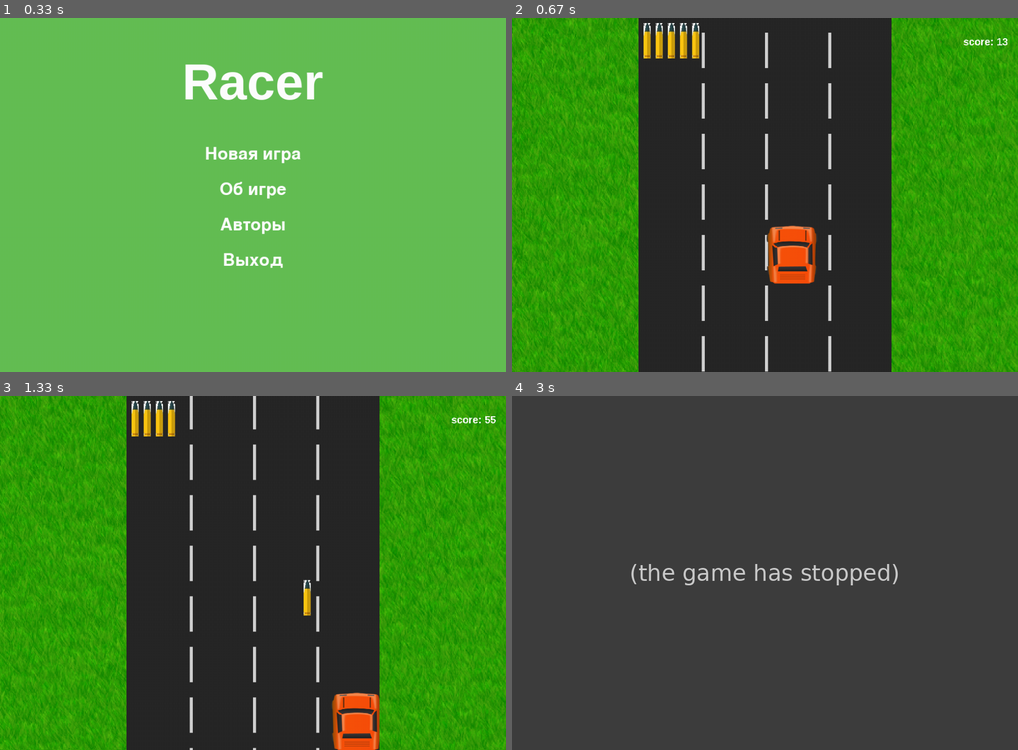
Above: before the commit, frames 1-4 (two rows, left to right).
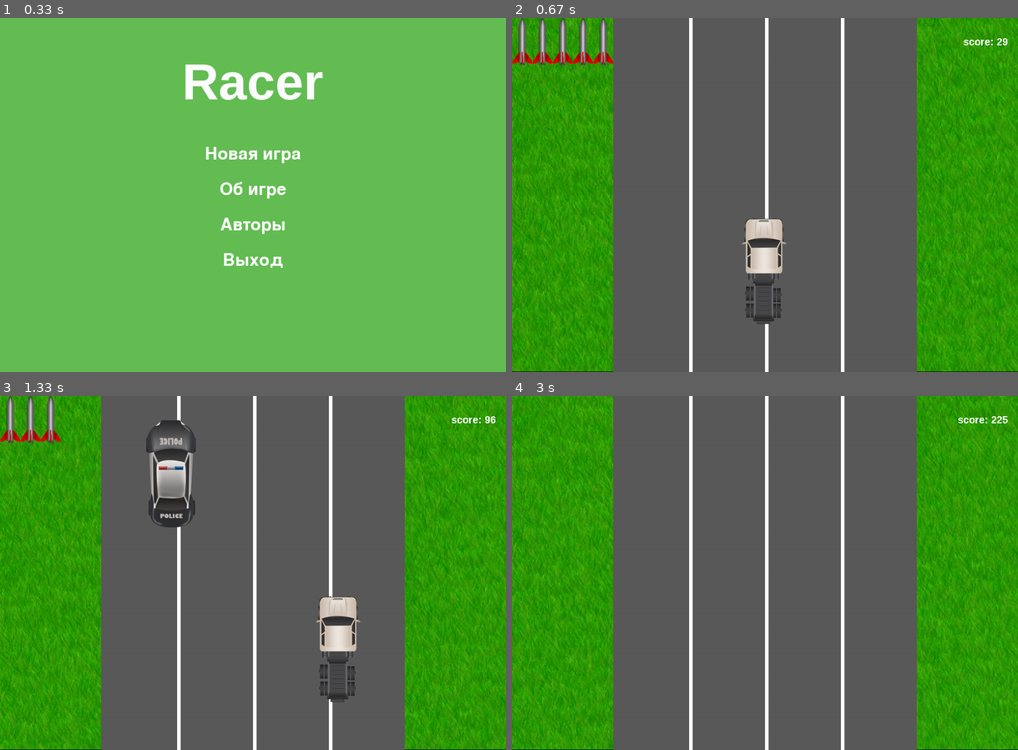
Above: after the commit, the same moments.

Repository: Strexas/pygame_project
Game: pygame game, started from scripts/start.py
Two runs of this game, one before a commit and one after it. Both use one fixed random seed, a clock stepped at 60 frames per second and the inputs below.
Inputs (mouse positions are in pixels of both pictures, inside the frame that each line leads up to):
- Up to frame 1 (0.33 s): no input
- Up to frame 2 (0.67 s): press the mouse at (765, 152) at 0.37 s; move the mouse to (770, 226) at 0.47 s; release the mouse at (780, 301) at 0.6 s
- Up to frame 3 (1.33 s): tap Space at 0.67, 1.07 s; hold H from 1 s (still down); hold Right from 1 s (still down)
- Up to frame 4 (3 s): tap Space at 1.37, 2.23, 2.53, 2.73 s; release H at 1.47 s; release Right at 1.47 s; tap Esc at 1.5 s; press the mouse at (765, 548) at 1.87 s; move the mouse to (673, 569) at 1.97 s; release the mouse at (582, 590) at 2.1 s; hold L 2.17-2.63 s; hold Right 2.17-2.63 s; move the mouse to (684, 456) at 2.2 s; hold Right from 2.67 s (still down)

Frame 1 is identical in both runs. In frame 2, 61% of the frame differs, in the area x 0-100%, y 0-100%; in frame 3, 59%; in frame 4, 100%.
Error before the commit: TypeError: 'bool' object is not subscriptable (menu.py line 56); the game stopped at 1.83 s (later frames are placeholders)

Commit message:
очень большая оптимизация

Diff:
--- a/scripts/background.py
+++ b/scripts/background.py
@@ -2,17 +2,17 @@
 
 
 class Background:
-    def __init__(self, x, y,
-                 width, height,
-                 sprite, speed):
+    image = pygame.image.load('data/sprites/background/grass.png')
+
+    def __init__(self, surface, x, y, width, height, speed):
         self.x = x
         self.y = y
 
         self.width = width
         self.height = height
 
-        self.surface = pygame.Surface((self.width, self.height))
-        self.sprite = pygame.transform.scale(sprite, (width, height))
+        self.surface = surface
+        self.image = pygame.transform.scale(Background.image, (width, height))
 
         self.speed = speed
         self.sy = 0
@@ -34,15 +34,13 @@
         self.move()
 
         self.surface.blit(
-            self.sprite,
+            self.image,
             (0, 0),
             (0, self.height - self.sy,
              self.width, self.sy))
 
         self.surface.blit(
-            self.sprite,
+            self.image,
             (0, self.sy),
-            (0, 0, self.width,
-             self.height - self.sy))
-
-        return self.surface
+            (0, 0, int(self.width),
+             int(self.height - self.sy)))
--- a/scripts/game.py
+++ b/scripts/game.py
@@ -1,46 +1,35 @@
 import pygame
-import os
-from road import Road
+
+from road import *
 from background import Background
 
 
 class Game:
-    def __init__(self, width, height):
+    def __init__(self, surface, width, height, keys, keydown):
         self.width = width
         self.height = height
-        self.surface = pygame.Surface((width, height))
+        self.surface = surface
         self.speed = 10
-        self.path = 'data'
 
-        self.car_sprites = [pygame.image.load(
-            f'{self.path}/sprites/cars/{i}') for i in
-            os.listdir(f'{self.path}/sprites/cars/')]
+        self.gamer = Player(5)
+        self.road = Road(surface)
 
-        self.bg_sprite = pygame.image.load(
-            f'{self.path}/sprites/background/grass.png')
-
-        self.bullet_sprite = pygame.image.load(
-            f'{self.path}/sprites/interface/bullet.jpeg')
-        self.bullet_sprite.set_colorkey(self.bullet_sprite.get_at((0, 5)))
-
-        self.road = Road(width // 4, 0, width // 2,
-                         height, self.car_sprites, self.bullet_sprite, self.speed)
-
-        self.bg = Background(0, 0, self.width, self.height, self.bg_sprite, self.speed)
+        self.bg = Background(surface, 0, 0, self.width, self.height, self.speed)
 
         self.score = 0
 
         self.score_font = pygame.font.SysFont('Arial', self.width // 50, True)
+        self.keys = keys
+        self.keydown = keydown
 
     def speed_up(self):
         self.speed += 1
-        self.road.speed_up(1)
         self.bg.speed_up(1)
 
     def cyckle(self):
-        self.score += self.speed / 25
-        if int(self.score) % 200 == 0:
-            self.road.add_rocket()
+        self.score += 1
+        if int(self.score) % 200 == 0 and self.gamer.rocket_count < 4:
+            self.gamer.rocket_count += 1
 
     def draw_score(self):
         x, y = self.width - \
@@ -50,14 +39,13 @@
             self.score_font.render(f'score: {int(self.score)}',
                                    False, (255, 255, 255)), (x, y))
 
-    def render(self):
-        self.cyckle()
-
-        self.surface.blit(self.bg.render(),
-                          (self.bg.x, self.bg.y))
-
-        self.surface.blit(self.road.draw(), (self.road.x, self.road.y))
-
+    def render(self, keys, keydown):
+        self.bg.render()
+        self.road.draw_road()
+        self.road.draw_sprites(keys, keydown)
         self.draw_score()
 
-        return self.surface
+    def check(self):
+        self.cyckle()
+        self.road.check()
+        self.road.spawn_cars()
--- a/scripts/main.py
+++ b/scripts/main.py
@@ -33,9 +33,11 @@
 
         self.SPEEDUPEVENT = pygame.USEREVENT + 1
         self.GAMEOVEREVENT = pygame.USEREVENT + 2
+        self.keys = 0
+        self.keydown = 0
 
     def new_game(self):  # начало игры
-        self.game = Game(self.resolution[0], self.resolution[1])
+        self.game = Game(self.display, self.resolution[0], self.resolution[1], self.keys, self.keydown)
         pygame.time.set_timer(self.SPEEDUPEVENT, 100)
         self.status = 'game'
 
@@ -55,17 +57,19 @@
         exit()
 
     def event_handler(self, events):  # перехватчик событий
+        self.keys = pygame.key.get_pressed()
         for i in events:
             if i.type == pygame.QUIT:
                 self.exit()
 
             if i.type == pygame.KEYDOWN:
-                self.keyboard_handler(pygame.key.get_pressed())
+                self.keyboard_handler(self.keys)
+                self.keydown = True
 
             if i.type == self.SPEEDUPEVENT and self.status == 'game':  # ускорение игры
                 self.game.speed_up()
-                if self.game.speed > 50:
-                    self.game.speed = 50
+                if self.game.speed > 30:
+                    self.game.speed = 30
                     pygame.time.set_timer(pygame.USEREVENT + 1, 0)  # перестаем ускорять игру
 
             if i.type == self.GAMEOVEREVENT:  # выход из игры
@@ -73,14 +77,10 @@
 
     def keyboard_handler(self, keys):  # переход от игрового меню к игре и обратно
         if keys[pygame.K_h]:
-            print(channel.get_volume())
             channel.set_volume(channel.get_volume() + 0.01)
-            print(channel.get_volume())
 
         if keys[pygame.K_l]:
-            print(channel.get_volume())
             channel.set_volume(channel.get_volume() - 0.01)
-            print(channel.get_volume())
 
         if not (keys[pygame.K_ESCAPE] and 'game' in self.status):
             return
@@ -91,11 +91,15 @@
         self.display.fill((0, 0, 0))
         if self.status == 'main_menu':
             self.display.blit(self.main_menu.render(), (0, 0))
+            pygame.display.update()
 
         if self.status == 'game_menu':
-            self.display.blit(self.game.surface, (0, 0))
+            self.game.render(self.keys, self.keydown)
             self.display.blit(self.game_menu.render(), (0, 0))
+            pygame.display.update()
 
         if self.status == 'game':
-            self.display.blit(self.game.render(), (0, 0))
-        pygame.display.update()
+            self.game.render(self.keys, self.keydown)
+            pygame.display.update()
+            self.game.check()
+            self.keydown = 0
--- a/scripts/menu.py
+++ b/scripts/menu.py
@@ -1,6 +1,6 @@
 import pygame
 from music import Menu_music, Game_music1, Game_music2, channel, pressing, moving
-import os
+from random import choice
 
 
 class Menu:
@@ -59,6 +59,10 @@
                 self.surface.blit(self.rendered_labels_focused[i], self.label_rects[i])
 
                 if m1:
+                    if type(self) == type(Main_Menu):
+                        pressing.play()
+                        pygame.time.delay(4000)
+                        channel.play(choice((Game_music1, Game_music2)))
                     self.functions[i]()
             else:
                 self.surface.blit(self.rendered_labels[i], self.label_rects[i])
@@ -90,9 +94,10 @@
             y.set_alpha(self.surface_alpha)
 
     def render(self):
-        if self.moving_cursor:
+        if self.moving_cursor[0]:
+            moving.stop()
             moving.play()
-            self.moving_cursor = False
+            self.moving_cursor = (False, self.moving_cursor[1])
         pygame.draw.rect(self.surface,
                          self.bg_color,
                          self.menu_rect, border_radius=7)
--- a/scripts/music.py
+++ b/scripts/music.py
@@ -1,7 +1,6 @@
 import pygame as pg
 
 pg.mixer.init()
-
 
 load_music = pg.mixer.Sound
 
--- a/scripts/road.py
+++ b/scripts/road.py
@@ -1,343 +1,118 @@
-import pygame
-import random
+import pygame as pg
+import os
+from random import randint, choice
+
+pg.init()
+
+display = pg.display.set_mode((1000, 700))
+car_sprites = [pg.image.load(f'data/sprites/cars/{i}') for i in
+               os.listdir(f'data/sprites/cars/')]
+
+class Player(pg.sprite.Sprite):
+    image = choice(car_sprites)
+
+    def __init__(self, speed):
+        super().__init__(players)
+        self.image = Player.image
+        self.rect = self.image.get_rect()
+        self.mask = pg.mask.from_surface(self.image)
+        self.rect.center = (500, 500)
+        self.speed = speed
+        self.rocket_count = 5
+
+    def update(self, display, keys, keydown):
+        keys = keys
+        keydown = keydown
+        if keys[pg.K_UP]:
+            self.rect.move_ip(0, -self.speed)
+        if keys[pg.K_DOWN]:
+            self.rect.move_ip(0, self.speed)
+        if keys[pg.K_LEFT]:
+            self.rect.move_ip(-self.speed, 0)
+        if keys[pg.K_RIGHT]:
+            self.rect.move_ip(self.speed, 0)
+        if keydown and keys[pg.K_SPACE] and self.rocket_count:
+            Rocket(self.rect.center, (0, self.speed - 70))
+            self.rocket_count -= 1
+        for i in range(self.rocket_count):
+            display.blit(Rocket.image22, (Rocket.image22.get_width() * i, 0))
+
+
+class Car(pg.sprite.Sprite):
+    def __init__(self, x, y, speed):
+        super().__init__(cars)
+        self.image = choice(car_sprites)
+        self.rect = self.image.get_rect()
+        self.mask = pg.mask.from_surface(self.image)
+        self.rect.x = x
+        self.rect.y = y
+        self.speed = speed
+
+    def update(self):
+        self.rect.move_ip(self.speed)  # двигаем по дороге
+        if self.rect.y > 700:  # если выходит за границу удаляем
+            self.kill()
+
+
+class Rocket(pg.sprite.Sprite):
+    image1 = pg.image.load('data/sprites/interface/rocket.png')
+    image1.convert_alpha()
+    image12 = pg.transform.scale(image1, (50, 189))
+    image2 = pg.image.load('data/sprites/interface/rocket2.png')
+    image2.convert_alpha()
+    image22 = pg.transform.scale(image2, (40, 93))
+
+    def __init__(self, xy, speed):
+        super().__init__(rockets)
+        self.image = Rocket.image12
+        self.rect = self.image.get_rect()
+        self.mask = pg.mask.from_surface(self.image12)
+        self.rect.x, self.rect.y = xy
+        self.rect.x -= 28
+        self.speed = speed
+
+    def update(self):
+        self.rect.move_ip(self.speed)
+        if self.rect.y < -500:
+            self.kill()
 
 
 class Road:
-    def __init__(self, x, y,
-                 width, height,
-                 car_sprites: list,
-                 rocket_sprite,
-                 speed,
-                 road_color=pygame.Color(40, 40, 40),
-                 car_chance=0.0001, rocket_count=5):
+    def __init__(self, surface):
+        self.surface = surface
+        self.GAMEOVEREVENT = pg.event.Event(pg.USEREVENT + 2)
 
-        self.width = width
-        self.height = height
+    def check(self):
+        for i in cars:
+            for j in rockets:
+                if pg.sprite.collide_mask(i, j):
+                    i.kill()
+                    j.kill()
+            for j in players:
+                if pg.sprite.collide_mask(i, j):
+                    pg.time.delay(1000)
+                    pg.event.post(self.GAMEOVEREVENT)
+                    cars.empty()
+                    players.empty()
 
-        self.surface = pygame.Surface((width, height))
+    def draw_road(self):
+        pg.draw.rect(self.surface, (90, 90, 90), (200, 0, 600, 700))
+        for i in range(3):
+            pg.draw.rect(display, 'white', (150 * (i + 1) + 200, 0, 7, 700))
 
-        self.x = x
-        self.y = y
+    def draw_sprites(self, keys, keydown):
+        players.update(self.surface, keys, keydown)
+        cars.update()
+        rockets.update()
+        players.draw(self.surface)
+        cars.draw(self.surface)
+        rockets.draw(self.surface)
 
-        self.speed = speed
-        self.car_chance = car_chance
-
-        self.markup_width = self.width // 80
-        self.markup_height = self.height // 10
-
-        self.generate_markup_rects()
-        self.road_color = road_color
-
-        self.car_width = self.width // 4 - 20
-        self.car_height = self.height // 6
-
-        self.car_sprites = [
-            pygame.transform.scale(i, (self.car_width, self.car_height))
-            for i in car_sprites]
-
-        self.cars = []
-
-        self.lines_x = [
-            (i * self.width // 4 - self.width // 8) - self.car_width // 2
-            for i in range(1, 5)]
-
-        self.person = Person(self.width // 2,
-                             self.height // 2,
-                             self.width, self.height,
-                             random.choice(self.car_sprites),
-                             self.rocket_spawn)
-
-        self.rocket_sprite = pygame.transform.scale(rocket_sprite,
-                                                    (self.height // 50,
-                                                     self.height // 10))
-
-        self.rocket_max_count = rocket_count
-        self.rocket_count = rocket_count
-        self.rockets = []
-
-        self.timer = pygame.time.get_ticks()
-        self.spawn_timer = self.timer
-        self.spawn_time = 3000
-
-        self.GAMEOVEREVENT = pygame.event.Event(pygame.USEREVENT + 2)
-
-    def generate_markup_rects(self):
-        self.markup_rects = []
-
-        x, y = self.width // 4, -self.markup_height - 30
-
-        while True:
-            for i in range(1, 4):
-                self.markup_rects.append(
-                    pygame.rect.Rect(
-                        x * i, y,
-                        self.markup_width,
-                        self.markup_height))
-
-            y += self.markup_height + 30
-
-            if y > self.height:
-                break
-
-    def check_car_collision(self, rect):
-        for i in self.cars:
-            if rect.colliderect(i.rect):
-                return True
-        return False
-
-    def spawn_car(self):
-        lines = list(range(4))
-        y = -self.car_height
-
-        time = pygame.time.get_ticks() - self.spawn_timer
-        chance = self.car_chance - (self.spawn_time - time) / 200000
-
-        if random.randint(1, 1000) < chance * 1000:
-            self.spawn_timer = pygame.time.get_ticks()
-
-            if len(self.cars) == 0:
-                line = lines.pop(random.randint(0, len(lines) - 1))
-                self.cars.append(
-                    Car(
-                        self.lines_x[line], y,
-                        self.height, self.speed,
-                        random.choice(self.car_sprites)))
-                return
-            while True:
-                line = lines.pop(
-                    random.randint(0, len(lines) - 1))
-
-                if len(lines) == 0:
-                    return
-
-                if not self.check_car_collision(
-                        pygame.rect.Rect(
-                            self.lines_x[line],
-                            y, self.car_width,
-                            self.car_height + self.car_height // 2)):
-                    self.cars.append(
-                        Car(
-                            self.lines_x[line], y,
-                            self.height, self.speed,
-                            random.choice(self.car_sprites)))
-                    break
-
-    def rocket_spawn(self):
-        if self.rocket_count > 0:
-            self.rocket_count -= 1
-
-            rocket_x = self.person.rect.x + self.person.rect.width // 2
-            rocket_y = self.person.rect.y
-
-            self.rockets.append(
-                Rocket(
-                    rocket_x, rocket_y,
-                    self.height, self.rocket_sprite,
-                    self.person.speed + self.width // 8))
-
-    def move_rockets(self, time):
-        for i in range(len(self.rockets)):
-            if i < len(self.rockets) and self.rockets[i].move(time):
-                del self.rockets[i]
-
-    def draw_rockets(self):
-        for i in self.rockets:
-            self.surface.blit(i.sprite, i.rect)
-
-    def add_rocket(self):
-        if self.rocket_count < self.rocket_max_count:
-            self.rocket_count += 1
-
-    def check_rockets(self):
-        for c in range(len(self.cars)):
-
-            if c < len(self.cars):
-                for r in range(len(self.rockets)):
-
-                    if r < len(self.rockets):
-                        if self.rockets[r].rect.colliderect(self.cars[c].rect):
-                            del self.cars[c]
-                            del self.rockets[r]
-
-                    else:
-                        return
-
-            else:
-                return
-
-    def move_cars(self, time):
-        for i in range(len(self.cars)):
-            if i < len(self.cars) and self.cars[i].move(time):
-                del self.cars[i]
-
-    def draw_cars(self):
-        for i in self.cars:
-            self.surface.blit(i.sprite, i.rect)
-
-    def speed_up(self, speed):
-        self.speed += speed
-        self.car_chance += 0.002
-
-        for i in self.cars:
-            i.set_speed(self.speed)
-
-        self.person.speed_up(speed / 4)
-
-    def move_markup(self, time):
-        distance = time * self.speed
-        self.timer = pygame.time.get_ticks()
-
-        for i in self.markup_rects:
-            i.move_ip(0, distance)
-
-        if self.markup_rects[0].y > 0:
-            del self.markup_rects[-1]
-
-            x, y = self.width // 4, -self.markup_height - 30
-
-            for i in range(1, 4):
-                self.markup_rects.insert(
-                    0,
-                    pygame.rect.Rect(
-                        x * i,
-                        y,
-                        self.markup_width,
-                        self.markup_height))
-
-    def draw_interface(self):
-        margin = self.width // 50
-        x, y = margin, margin
-
-        for i in range(self.rocket_count):
-            self.surface.blit(
-                self.rocket_sprite,
-                (x + margin * i + self.rocket_sprite.get_width() * i,
-                 y))
-
-    def check_alive(self):
-        if self.check_car_collision(self.person.rect):
-            pygame.time.delay(750)
-            pygame.event.post(self.GAMEOVEREVENT)
-
-    def cyckle(self):
-        time = (pygame.time.get_ticks() - self.timer) / 100
-        self.surface.fill(self.road_color)
-        self.spawn_car()
-
-        self.move_cars(time)
-        self.move_markup(time)
-        self.move_rockets(time)
-
-        self.check_rockets()
-        self.check_alive()
-
-    def draw(self):
-        self.cyckle()
-
-        for i in self.markup_rects:
-            pygame.draw.rect(self.surface, (210, 210, 210), i)
-        self.draw_cars()
-
-        self.surface.blit(self.person.sprite, self.person.check())
-
-        self.draw_rockets()
-        self.draw_interface()
-        return self.surface
+    def spawn_cars(self):
+        if randint(1, 100) == 1:
+            Car(randint(200, 500), -400, (0, randint(10, 15)))
 
 
-class Car:
-    def __init__(self, x, y,
-                 height, speed,
-                 sprite: pygame.Surface):
-        self.height = height
-        self.speed = speed
-        self.sprite = sprite
-
-        self.rect = pygame.rect.Rect(x, y,
-                                     self.sprite.get_width(),
-                                     self.sprite.get_width())
-
-    def set_speed(self, speed):
-        self.speed = speed
-
-    def move(self, time):
-        self.rect.move_ip(0, time * self.speed)
-        return self.rect.y > self.height
-
-
-class Person:
-    def __init__(self, x, y,
-                 width, height,
-                 sprite,
-                 rocket_spawn_function,
-                 **kwargs):
-
-        self.sprite = sprite
-        self.width = width
-
-        self.height = height
-
-        self.rect = pygame.rect.Rect(
-            x, y,
-            sprite.get_width(),
-            sprite.get_height())
-
-        self.speed = 3
-        self.state = False
-        self.rocket_spawn_function = rocket_spawn_function
-
-        self.rocket_timer = pygame.time.get_ticks()
-        if 'rocket_time' in kwargs:
-            self.rocket_time = kwargs['rocket_time']
-        else:
-            self.rocket_time = 500
-
-    def speed_up(self, speed):
-        self.speed += speed
-
-    def check(self):
-        keys = pygame.key.get_pressed()
-
-        if (keys[pygame.K_w] or keys[pygame.K_UP]) \
-                and self.rect.y > 0:
-
-            self.state = True
-            self.rect.move_ip(0, -self.speed)
-        else:
-            self.state = False
-
-        if (keys[pygame.K_s] or keys[pygame.K_DOWN]) \
-                and self.rect.y < self.height - self.rect.height:
-            self.rect.move_ip(0, self.speed)
-
-        if (keys[pygame.K_a] or keys[pygame.K_LEFT]) \
-                and self.rect.x > 0:
-            self.rect.move_ip(-self.speed - 2, 0)
-
-        if (keys[pygame.K_d] or keys[pygame.K_RIGHT]) \
-                and self.rect.x < self.width - self.rect.width:
-            self.rect.move_ip(self.speed + 2, 0)
-
-        if keys[pygame.K_SPACE] and \
-                pygame.time.get_ticks() > self.rocket_timer + self.rocket_time:
-            self.rocket_timer = pygame.time.get_ticks()
-            self.rocket_spawn_function()
-
-        if not self.state and \
-                self.rect.y < self.height - self.rect.height:
-            self.rect.move_ip(0, self.speed - 1)
-
-        return self.rect
-
-
-class Rocket:
-    def __init__(self, x, y, height, sprite, speed):
-        self.speed = speed
-        self.height = height
-        self.sprite = sprite
-        self.rect = pygame.Rect(x, y, sprite.get_width(), sprite.get_height())
-
-    def move(self, time):
-        distance = time * self.speed
-        self.rect.move_ip(0, -distance)
-        return self.rect.y < -self.rect.height
+players = pg.sprite.Group()
+cars = pg.sprite.Group()
+rockets = pg.sprite.Group()
Binary file removed: data/sprites/interface/bullet.jpeg
Binary file added: data/sprites/interface/rocket.png
Binary file added: data/sprites/interface/rocket2.png
